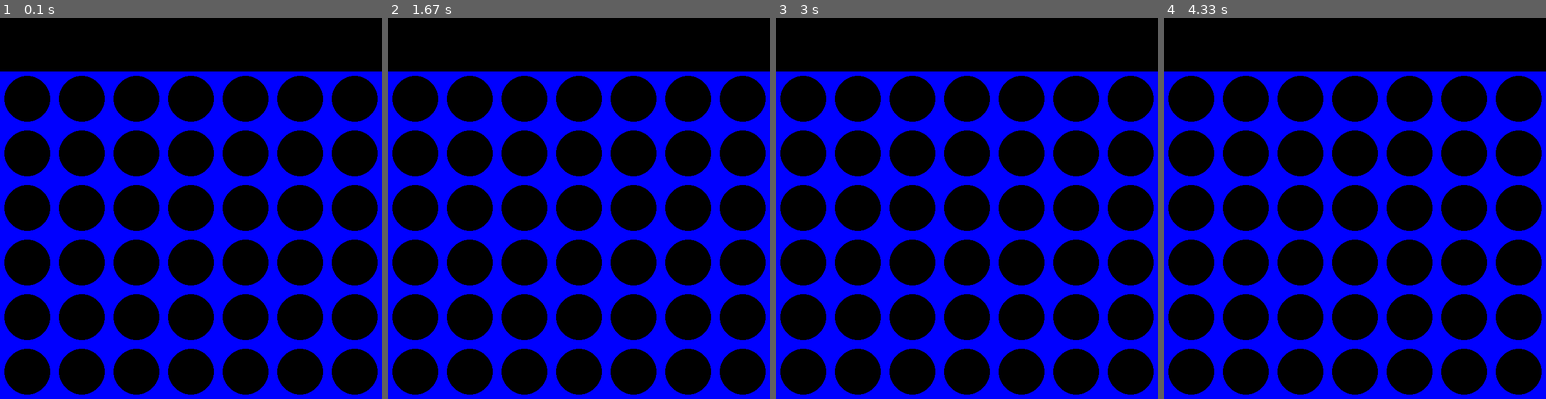
Above: before the commit, frames 1-4 (left to right).
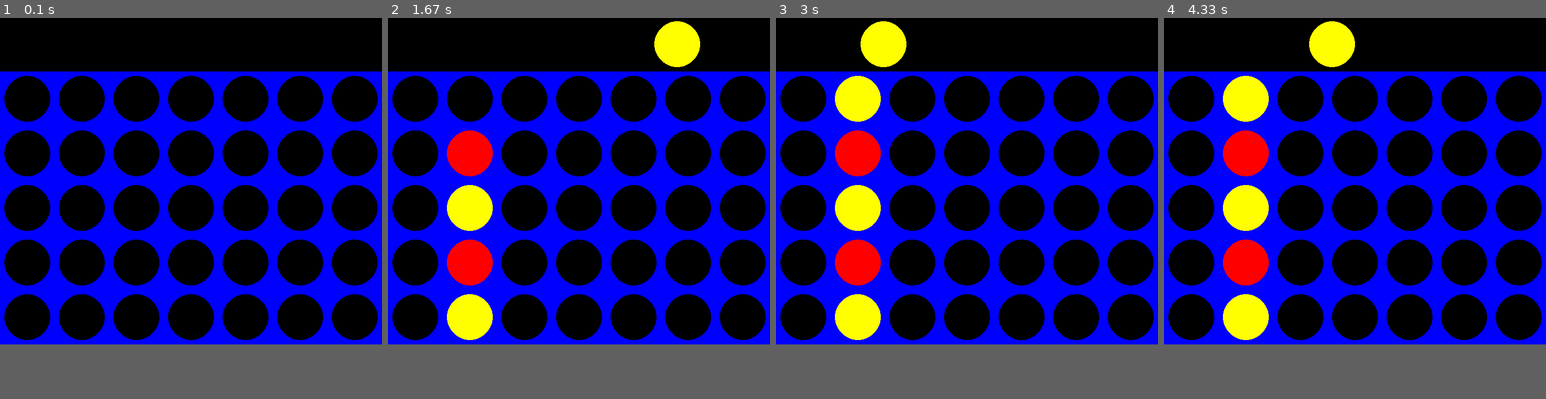
Above: after the commit, the same moments.

Repository: KeneOkwoli/Artificial-Intelligence-Principles
Game: pygame game, started from Connect4.py
Same seed, same stepped clock (60 frames per second), same inputs: the game is played once before the commit and once after it.
Inputs (mouse positions are in pixels of both pictures, inside the frame that each line leads up to):
- Up to frame 1 (0.1 s): no input
- Up to frame 2 (1.67 s): press the mouse at (487, 181) at 0.37 s; move the mouse to (552, 219) at 0.47 s; release the mouse at (617, 254) at 0.6 s; press the mouse at (487, 181) at 0.7 s; move the mouse to (556, 197) at 0.8 s; release the mouse at (624, 208) at 0.93 s; press the mouse at (487, 181) at 1.03 s; move the mouse to (525, 223) at 1.13 s; release the mouse at (559, 265) at 1.27 s; press the mouse at (487, 181) at 1.37 s; move the mouse to (582, 208) at 1.47 s; release the mouse at (678, 231) at 1.6 s
- Up to frame 3 (3 s): press the mouse at (875, 181) at 1.7 s; move the mouse to (986, 223) at 1.8 s; release the mouse at (1100, 265) at 1.93 s; press the mouse at (875, 181) at 2.03 s; move the mouse to (963, 155) at 2.13 s; release the mouse at (1047, 124) at 2.27 s; press the mouse at (875, 181) at 2.37 s; move the mouse to (963, 143) at 2.47 s; release the mouse at (1054, 101) at 2.6 s; press the mouse at (875, 181) at 2.7 s; move the mouse to (879, 155) at 2.8 s; release the mouse at (882, 124) at 2.93 s
- Up to frame 4 (4.33 s): press the mouse at (1263, 181) at 3.03 s; move the mouse to (1251, 242) at 3.13 s; release the mouse at (1240, 303) at 3.27 s; press the mouse at (1263, 181) at 3.37 s; move the mouse to (1270, 193) at 3.47 s; release the mouse at (1278, 204) at 3.6 s; press the mouse at (1263, 181) at 3.7 s; move the mouse to (1366, 219) at 3.8 s; release the mouse at (1473, 258) at 3.93 s; press the mouse at (1263, 181) at 4.03 s; move the mouse to (1297, 132) at 4.13 s; release the mouse at (1332, 82) at 4.27 s
The window is 700x700 before the commit and 700x600 after it. Grey fills any space a smaller window leaves; there, only what the larger window draws over its background counts as a difference.

The runs differ from the first frame. In frame 1, 6.5% of the frame differs, in the area x 0-100%, y 85-100%; in frame 2, 12%; in frame 3, 13%, in the area x 0-100%, y 0-100%; in frame 4, 13%.

Commit message:
Fixed the board and the tokens work

Diff:
--- a/Connect4.py
+++ b/Connect4.py
@@ -8,6 +8,8 @@
 COLUMNS_NUMBER = 7
 Black = (0,0,0)
 Blue = (0,0,255)
+Yellow = (255,255,0)
+Red = (255,0,0)
 
 
 def DrawBoard():
@@ -47,7 +49,7 @@
 
 #checking diagonals to the left
     for c in range(COLUMNS_NUMBER - 3):
-        for r in range(3, ROWS_NUMBER - 3 ):
+        for r in range(3, ROWS_NUMBER):
             if board[r][c] == token and board[r-1][c+1] == token and board[r-2][c+2] == token and board[r-3][c+3] == token:
                 return True
 
@@ -66,15 +68,24 @@
 square_size = 100
 Radius = int(square_size/2 -8)
 board_width = COLUMNS_NUMBER * square_size
-board_height = (ROWS_NUMBER + 1) * square_size
+board_height = ROWS_NUMBER * square_size
 size = (board_width,board_height)
 screen = pygame.display.set_mode(size)
+pygame.display.update()
 
 def visual_board(board):
     for i in range(COLUMNS_NUMBER):
-        for j in range(ROWS_NUMBER + 1):
-            pygame.draw.rect(screen, Blue , (i*square_size , j*square_size + square_size, square_size, square_size) )
+        for j in range(ROWS_NUMBER):
+            pygame.draw.rect(screen, Blue , (i*square_size , j*square_size + square_size, square_size, square_size))
             pygame.draw.circle(screen, Black, (int(i*square_size+square_size/2), int(j*square_size+square_size/2)),Radius)
+
+    for i in range(COLUMNS_NUMBER):
+        for j in range(ROWS_NUMBER):
+            if board [j][i] == 1:
+                pygame.draw.circle(screen, Yellow, (int(i*square_size+square_size/2), board_height-int(j*square_size+square_size/2)),Radius)
+            if board [j][i] == 2:
+                pygame.draw.circle(screen, Red, (int(i*square_size+square_size/2), board_height-int(j*square_size+square_size/2)),Radius)
+    pygame.display.update()
 
 visual_board(board)
 pygame.display.update()
@@ -84,6 +95,14 @@
         if event.type == pygame.QUIT:
             sys.exit()
 
+        if event.type == pygame.MOUSEMOTION:
+            pygame.draw.rect(screen, Black ,(0,0,board_width, square_size))
+            x_pos = event.pos[0]
+            if turn == 0:
+                pygame.draw.circle(screen,Yellow, (x_pos,int(square_size/2)) , Radius)
+            else:
+                pygame.draw.circle(screen,Red, (x_pos,int(square_size/2)) , Radius)
+        pygame.display.update()
         if event.type == pygame.MOUSEBUTTONDOWN:
             print(event.pos)
              # Player 1 input
@@ -97,7 +116,7 @@
                     if Win(board,1):
                         print("Player 1 is the winner!")
                         gameOver = True
-                        break
+
 
             # Player 2 input
             else:
@@ -109,8 +128,12 @@
                     if Win(board,2):
                         print("Player 2 is the winner!")
                         gameOver = True
-                        break
+
 
             FlipBoard(board)
+            visual_board(board)
             turn +=1
             turn = turn % 2
+
+            if gameOver:
+                pygame.time.wait(3000)
